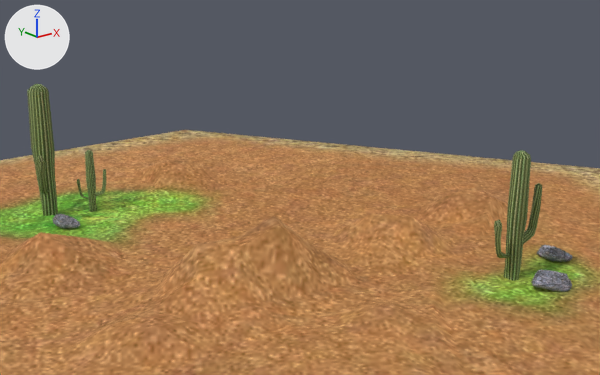
The FBX model src/Content/Models/orangehex.fbx: old version first, new version second.
Before and after are seen from a 50 mm camera at (-6.87, -11.38, 5.98) aimed at (2.89, 0.82, 1.1). Lighting does not change. The marker at upper left points along +X, +Y and +Z. Where no turn or scale is listed for an object, it has been applied to the vertices.

The first picture shows 'Hexa', 'Kaktus', 'Kaktus2', 'Kaktus3', 'Kamen1', 'Kamen2', 'Kamen3'.
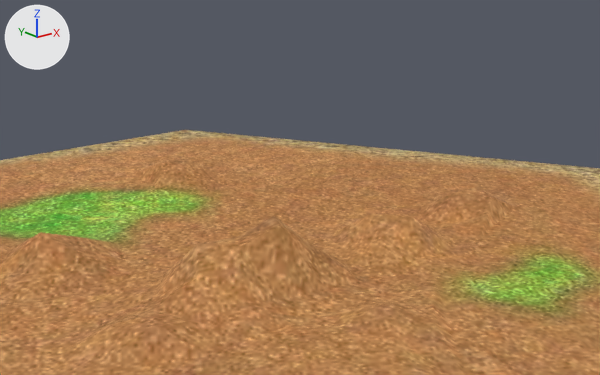
What differs and where, as boxes (x1, y1, x2, y2) in the pictures (600 x 375 px):
'Kaktus', deleted (green)
    before: (494, 150, 542, 281)
'Kaktus2', deleted (green)
    before: (27, 84, 58, 216)
'Kaktus3', deleted (green)
    before: (77, 150, 106, 212)
'Kamen2', deleted
    before: (531, 270, 572, 292)
'Kamen1', deleted
    before: (537, 245, 573, 262)
'Kamen3', deleted
    before: (53, 214, 80, 228)

Diff of the bpy script that builds the scene:
```diff
--- a/src/Content/Models/orangehex.fbx.py
+++ b/src/Content/Models/orangehex.fbx.py
@@ ob_kaktus3 @@
-ob_kaktus3 = bpy.data.objects.new('Kaktus3', me_mesh)
-ob_kaktus3.location = (0.45, 5.09, -0.01)
@@ ob_kaktus @@
-ob_kaktus = bpy.data.objects.new('Kaktus', me_mesh_005)
-ob_kaktus.location = (4.66, -3.02, -0.01)
@@ ob_kaktus2 @@
-ob_kaktus2 = bpy.data.objects.new('Kaktus2', me_mesh_001)
-ob_kaktus2.location = (-0.38, 5.5, -0.01)
@@ ob_kamen3 @@
-ob_kamen3 = bpy.data.objects.new('Kamen3', me_mesh_002)
-ob_kamen3.location = (-0.43, 4.51, 0.12)
@@ ob_kamen2 @@
-ob_kamen2 = bpy.data.objects.new('Kamen2', me_mesh_003)
-ob_kamen2.location = (4.87, -3.74, 0.12)
@@ ob_kamen1 @@
-ob_kamen1 = bpy.data.objects.new('Kamen1', me_mesh_004)
-ob_kamen1.location = (6.01, -2.94, 0.12)
```
